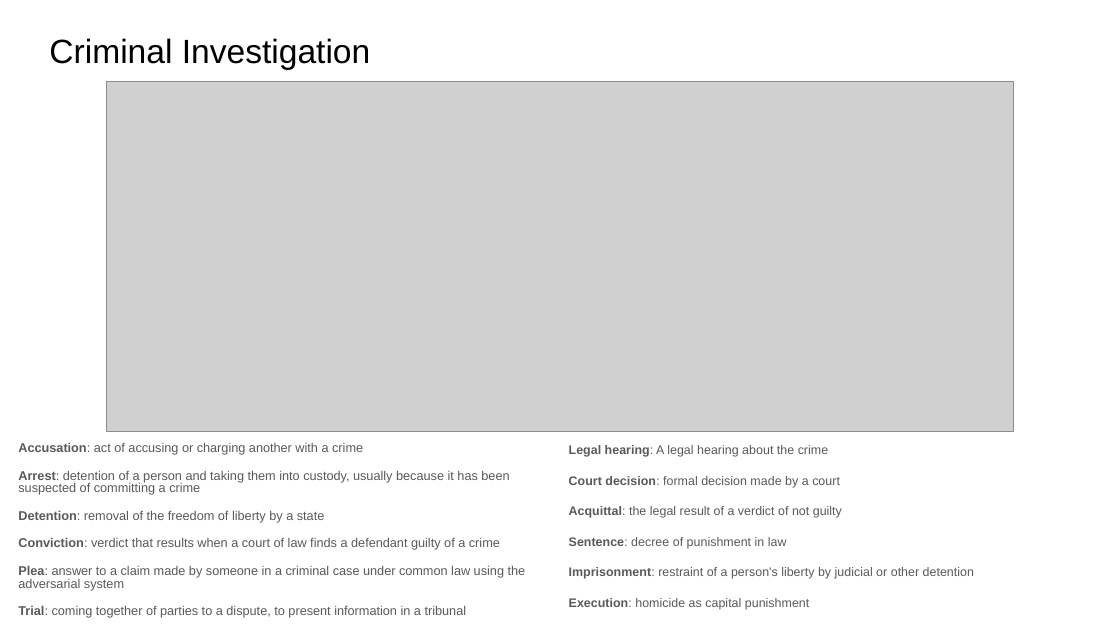
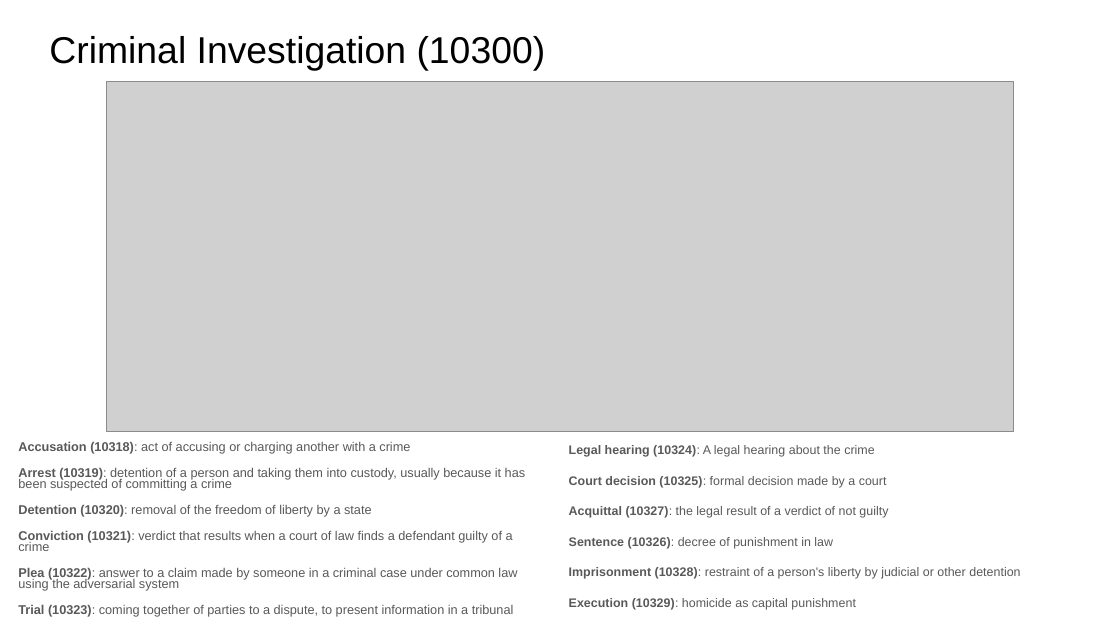
Before and after one commit to RESIN-KAIROS/schemalib, a slide deck: slide 7 of hrf/mass_shooting.pptx. Drawn at 1120x630 pixels with LibreOffice and Linux fonts; fonts in the diff are those of the drawing; grey boxes stand for pictures. Boxes give left, top, right and bottom in pixels: in the first picture for what was removed or moved away, otherwise in the second. Text is boxed around its words. In the diff, an @@ line names an element or a change of style, - is before the commit and + after.

```diff
--- a/hrf/mass_shooting.pptx
+++ b/hrf/mass_shooting.pptx
@@ title at [49,36,546,70]: text changed; size 21.6 to 24 pt @@
-Criminal Investigation
+Criminal Investigation (10300)
@@ text at [18,442,525,617]: text changed @@
-Accusation: act of accusing or charging another with a crime
-Arrest: detention of a person and taking them into custody, usually because it has been suspected of committing a crime
-Detention: removal of the freedom of liberty by a state
-Conviction: verdict that results when a court of law finds a defendant guilty of a crime
-Plea: answer to a claim made by someone in a criminal case under common law using the adversarial system
-Trial: coming together of parties to a dispute, to present information in a tribunal
+Accusation (10318): act of accusing or charging another with a crime
+Arrest (10319): detention of a person and taking them into custody, usually because it has been suspected of committing a crime
+Detention (10320): removal of the freedom of liberty by a state
+Conviction (10321): verdict that results when a court of law finds a defendant guilty of a crime
+Plea (10322): answer to a claim made by someone in a criminal case under common law using the adversarial system
+Trial (10323): coming together of parties to a dispute, to present information in a tribunal
@@ text at [569,445,1020,610]: text changed @@
-Legal hearing: A legal hearing about the crime
-Court decision: formal decision made by a court
-Acquittal: the legal result of a verdict of not guilty
-Sentence: decree of punishment in law
-Imprisonment: restraint of a person's liberty by judicial or other detention
-Execution: homicide as capital punishment
+Legal hearing (10324): A legal hearing about the crime
+Court decision (10325): formal decision made by a court
+Acquittal (10327): the legal result of a verdict of not guilty
+Sentence (10326): decree of punishment in law
+Imprisonment (10328): restraint of a person's liberty by judicial or other detention
+Execution (10329): homicide as capital punishment
```
Also in this commit, not shown: 4 other slides changed, 1 other file.
